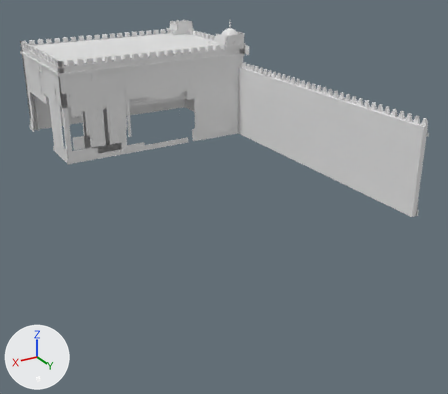
The FBX model models/AR_FataMorgana/exports/AR_FataMorgana_westkant.fbx, before and after one commit.
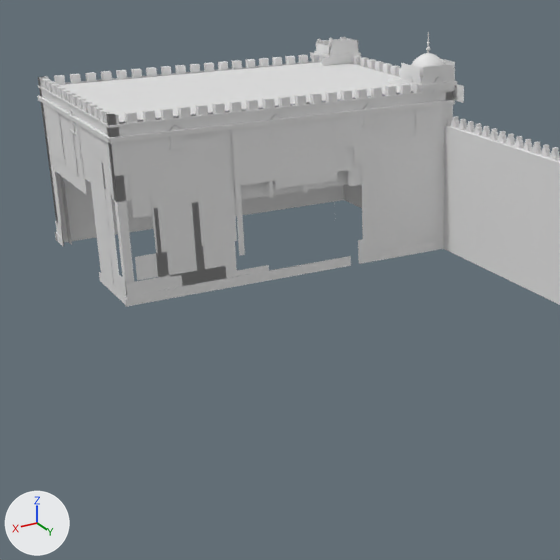
Old and new are each drawn whole from a 50 mm camera at (5.9, 31.3, 22.6) aimed at (-22.9, -16.7, -1.4) and again close up on the part from 0% to 67% of the width and 0% to 76% of the height. Arrows for +X, +Y and +Z are at lower left; the lights stay in place. The last two pictures show the newer version. Vertices at exactly the same position are counted once.

The scene before the commit, as lines of its bpy script (objects in view):
```python
ob_fm_lijst_0_westkant = bpy.data.objects.new('FM_lijst_0_westkant', me_fm_westkant_lijst_001)
ob_fm_lijst_0_westkant.location = (0.0, 0.0, 0.0)
ob_fm_streep_0_westkant = bpy.data.objects.new('FM_streep_0_westkant', me_fm_westkant_streep_001)
ob_fm_streep_0_westkant.location = (0.0, 0.0, 0.0)
ob_fm_stuc_0_westkant = bpy.data.objects.new('FM_stuc_0_westkant', me_fm_westkant_stuc_001)
ob_fm_stuc_0_westkant.location = (0.0, 0.0, 0.0)
ob_fm_vlek2_0_westkant = bpy.data.objects.new('FM_vlek2_0_westkant', me_fm_westkant_vlek2_001)
ob_fm_vlek2_0_westkant.location = (0.0, 0.0, 0.0)
ob_fm_vlek3_0_westkant = bpy.data.objects.new('FM_vlek3_0_westkant', me_fm_westkant_vlek3_001)
ob_fm_vlek3_0_westkant.location = (0.0, 0.0, 0.0)
ob_fm_vlek4_0_westkant = bpy.data.objects.new('FM_vlek4_0_westkant', me_fm_westkant_vlek4_001)
ob_fm_vlek4_0_westkant.location = (0.0, 0.0, 0.0)
ob_fm_voet_0_westkant = bpy.data.objects.new('FM_voet_0_westkant', me_fm_westkant_voet_001)
ob_fm_voet_0_westkant.location = (0.0, 0.0, 0.0)
# also in view: 'FM_vlek1_0_westkant' at (-24.7, -24.2, 5.3); 'FM_dak_0_westkant' at (-24.8, -29.4, 6.7)
```
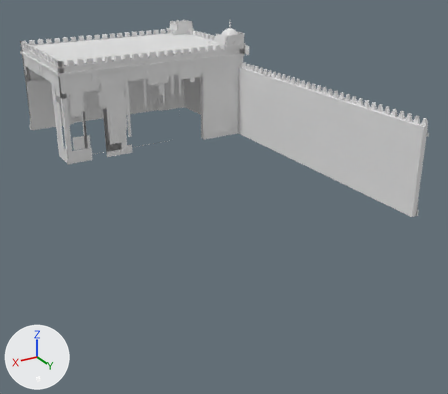
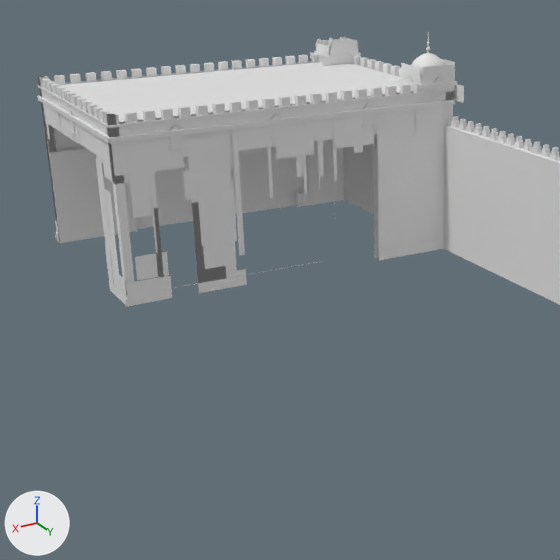
Location of each change, (x1, y1, x2, y2) in pixels of the close-ups (560 x 560 px; the box of a moved part takes in the faces that stretch with it):
'FM_vlek4_0_westkant', reshaped
    before: (75, 86, 451, 285)
    after: (148, 86, 451, 283)
'FM_voet_0_westkant', reshaped
    before: (55, 38, 455, 296)
    after: (55, 38, 455, 299)
part 1 of me_fm_westkant_vlek4_001, cut back
    before: (275, 144, 423, 254)
    after: (148, 118, 423, 283)
part 2 of me_fm_westkant_voet_001, cut back
    before: (126, 239, 379, 296)
    after: (119, 237, 379, 299)
part 3 of me_fm_westkant_voet_001, deleted
    before: (57, 222, 63, 241)
part 4 of me_fm_westkant_stuc_001, moved or reshaped
    before: (41, 89, 363, 246)
    after: (39, 88, 405, 258)
part 5 of me_fm_westkant_lijst_001, cut back
    before: (99, 256, 351, 307)
    after: (109, 261, 322, 307)
part 6 of me_fm_westkant_vlek3_001, cut back
    before: (46, 121, 133, 280)
    after: (46, 121, 320, 264)
part 7 of me_fm_westkant_vlek2_001, cut back
    before: (238, 144, 381, 217)
    after: (192, 141, 381, 274)
part 8 of me_fm_westkant_vlek2_001, added
    after: (105, 246, 114, 285)

Edits to the bpy script that builds the scene:
```text
Change me_fm_westkant_vlek2_001:
    remove me_fm_westkant_vlek2_001.from_pydata(...)  # 151 vertices, 95 faces; spans x -36.7..-11.7, y -44.6..-7.4, z 0.0..10.7
    add me_fm_westkant_vlek2_001.from_pydata(...)  # 251 vertices, 240 faces; spans x -36.7..-11.7, y -44.6..-7.4, z 0.0..10.7
    me_fm_westkant_vlek2_001 part 7: 1 vertex moved from x -21.0, y -29.8, z 6.0 to x -21.0, y -29.8, z 8.0; 4 vertices removed from x -27.3..-20.0, y -29.8, z 2.9..6.8; 46 vertices added at x -32.0..-16.5, y -29.9..-29.8, z 2.0..8.0
    me_fm_westkant_vlek2_001 part 8: 2 vertices added at x -11.7, y -32.1, z 1.0..2.0
    other edits to the shape of me_fm_westkant_vlek2_001 do not show in these pictures
Change me_fm_westkant_vlek3_001:
    remove me_fm_westkant_vlek3_001.from_pydata(...)  # 163 vertices, 103 faces; spans x -34.8..-11.7, y -44.5..-4.3, z 0.1..10.7
    add me_fm_westkant_vlek3_001.from_pydata(...)  # 266 vertices, 268 faces; spans x -34.8..-11.7, y -44.5..-4.3, z 0.1..10.7
    me_fm_westkant_vlek3_001 part 6: 12 vertices moved from x -22.0..-11.7, y -43.4..-29.9, z 6.0 to x -22.0..-11.7, y -43.4..-29.9, z 7.0..8.0; 9 vertices removed from x -23.0..-11.7, y -43.0..-29.9, z 0.5..7.8; 64 vertices added at x -24.0..-11.7, y -43.0..-29.8, z 0.5..9.0
    other edits to the shape of me_fm_westkant_vlek3_001 do not show in these pictures
Change me_fm_westkant_lijst_001:
    remove me_fm_westkant_lijst_001.from_pydata(...)  # 5081 vertices, 6344 faces; spans x -37.8..-11.6, y -44.6..-1.8, z -0.1..11.1
    add me_fm_westkant_lijst_001.from_pydata(...)  # 5096 vertices, 6361 faces; spans x -37.8..-11.6, y -44.6..-1.8, z -0.1..11.1
    me_fm_westkant_lijst_001 part 5: 5 vertices removed from x -26.0..-11.7, y -35.0..-29.8, z 0.0..0.6; 23 vertices added at x -24.0..-11.7, y -33.0..-29.8, z 0.0..0.6
    other edits to the shape of me_fm_westkant_lijst_001 do not show in these pictures
Change me_fm_westkant_voet_001:
    remove me_fm_westkant_voet_001.from_pydata(...)  # 272 vertices, 139 faces; spans x -37.7..-11.7, y -44.6..-1.9, z 0.0..11.8
    add me_fm_westkant_voet_001.from_pydata(...)  # 329 vertices, 209 faces; spans x -37.7..-11.7, y -44.6..-1.9, z 0.0..11.8
    me_fm_westkant_voet_001 part 2: 1 vertex moved from x -11.8, y -34.0, z 0.0 to x -11.8, y -33.0, z 0.0; 9 vertices removed from x -26.6..-11.8, y -34.0..-29.8, z 0.0..1.6; 36 vertices added at x -30.0..-11.8, y -33.0..-29.8, z 0.0..1.6
    me_fm_westkant_voet_001 part 3: 3 vertices removed from x -11.7, y -43.0, z 0.0..1.4
    other edits to the shape of me_fm_westkant_voet_001 do not show in these pictures
Change me_fm_westkant_stuc_001:
    remove me_fm_westkant_stuc_001.from_pydata(...)  # 2171 vertices, 3376 faces; spans x -37.6..-11.8, y -44.5..-1.9, z 0.0..11.7
    add me_fm_westkant_stuc_001.from_pydata(...)  # 2259 vertices, 3488 faces; spans x -37.6..-11.8, y -44.5..-1.9, z 0.0..11.7
    me_fm_westkant_stuc_001 part 4: 37 vertices moved from x -26.0..-11.8, y -43.9..-30.4, z 0.0..5.0 to x -26.0..-11.8, y -43.9..-30.4, z 0.0..8.0; 52 vertices removed from x -29.0..-11.8, y -43.9..-29.9, z 0.0..6.0; 140 vertices added at x -30.0..-11.8, y -44.0..-29.9, z 0.0..10.1
Change me_fm_westkant_vlek4_001:
    remove me_fm_westkant_vlek4_001.from_pydata(...)  # 137 vertices, 81 faces; spans x -37.6..-11.7, y -44.4..-4.9, z 0.0..10.7
    add me_fm_westkant_vlek4_001.from_pydata(...)  # 231 vertices, 205 faces; spans x -37.6..-11.8, y -44.4..-4.9, z 0.0..10.7
    me_fm_westkant_vlek4_001 part 1: 1 vertex moved from x -23.0, y -29.9, z 6.0 to x -23.0, y -29.9, z 8.0; 6 vertices removed from x -26.9..-21.2, y -29.9..-29.8, z 0.6..6.5; 97 vertices added at x -31.0..-11.8, y -32.7..-29.8, z 0.2..9.3
    other edits to the shape of me_fm_westkant_vlek4_001 do not show in these pictures
```
